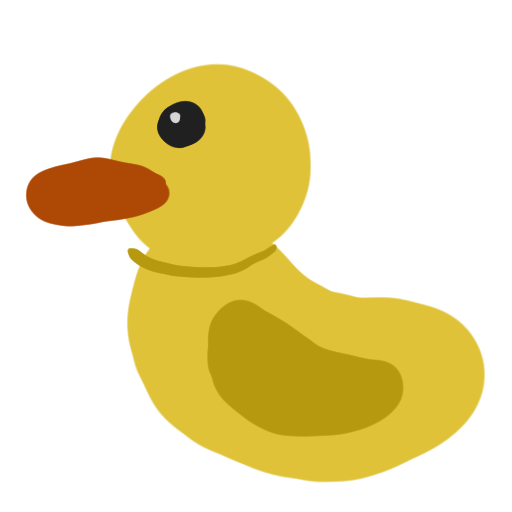
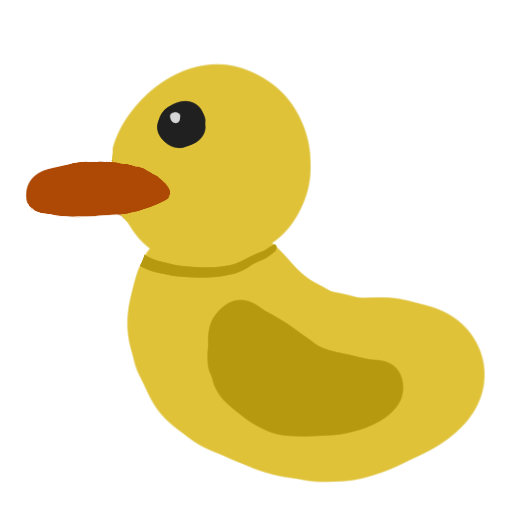
Layer changes from the first 512px x 512px image to the second:
painted on "Layer 1" over [27, 147, 171, 270]
